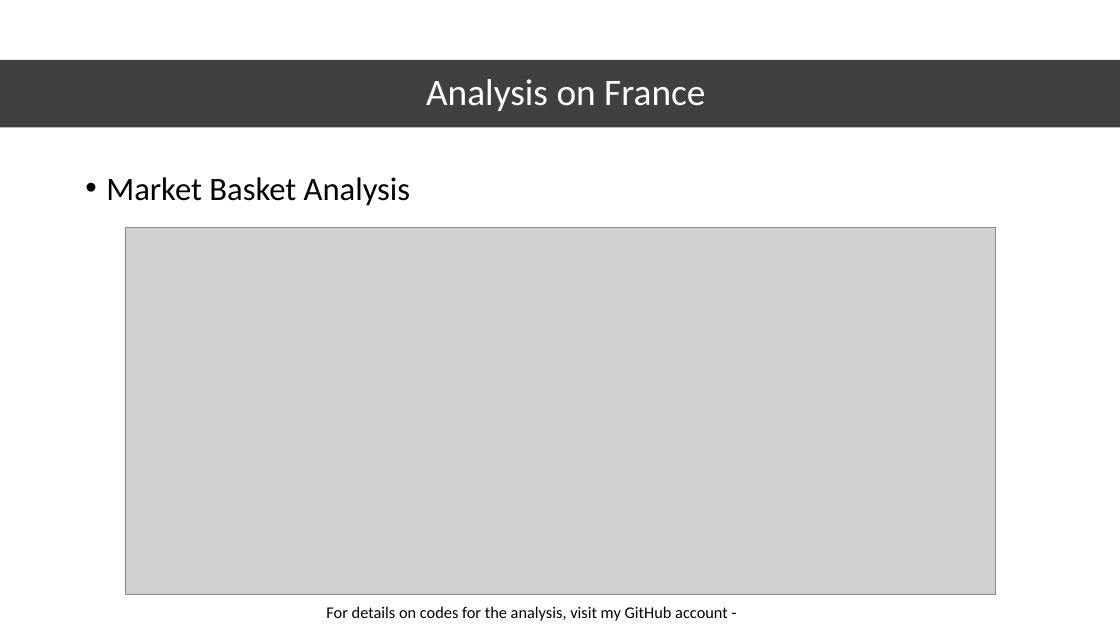
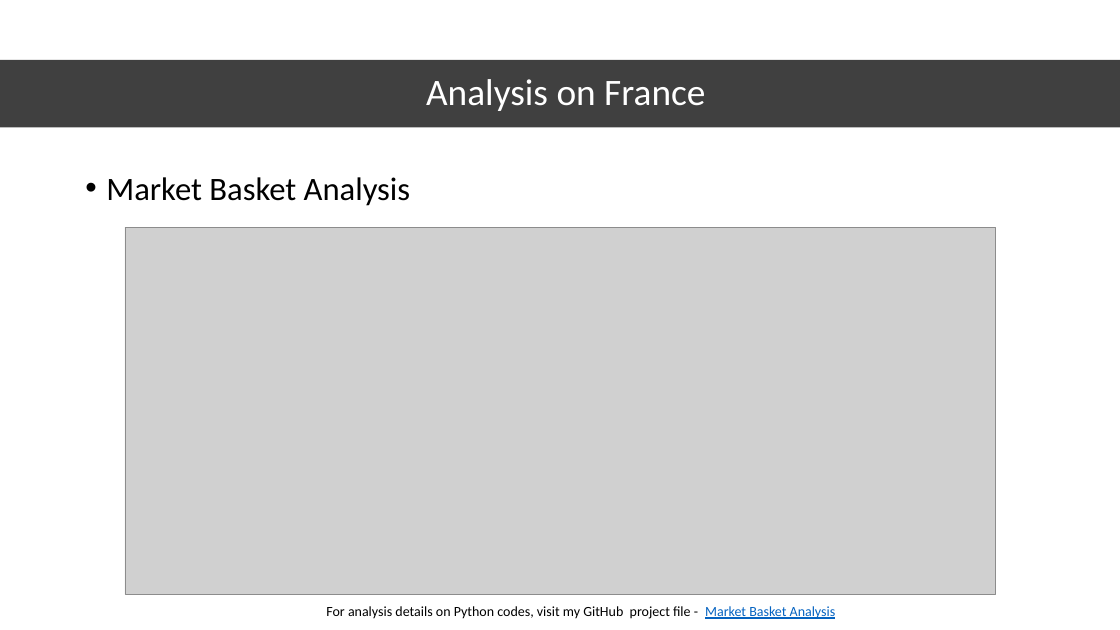
Before and after one commit to RutanshuDesai/Data-Analysis-Market-Basket-Analysis, a slide deck: slide 8 of E-Commerce Market Basket Analysis.pptx (slide 7 before the commit). Drawn at 1120x630 pixels with LibreOffice and Linux fonts; fonts in the diff are those of the drawing; grey boxes stand for pictures. Boxes give left, top, right and bottom in pixels: in the first picture for what was removed or moved away, otherwise in the second. Text is boxed around its words. In the diff, an @@ line names an element or a change of style, - is before the commit and + after.

```diff
--- a/E-Commerce Market Basket Analysis.pptx
+++ b/E-Commerce Market Basket Analysis.pptx
@@ text at (x1=326, y1=606, x2=836, y2=619): text changed; size 14 to 12 pt @@
-For details on codes for the analysis, visit my GitHub account -
+For analysis details on Python codes, visit my GitHub project file - Market Basket Analysis
```
Also in this commit, not shown: 11 other slides changed, 3 slides added.
